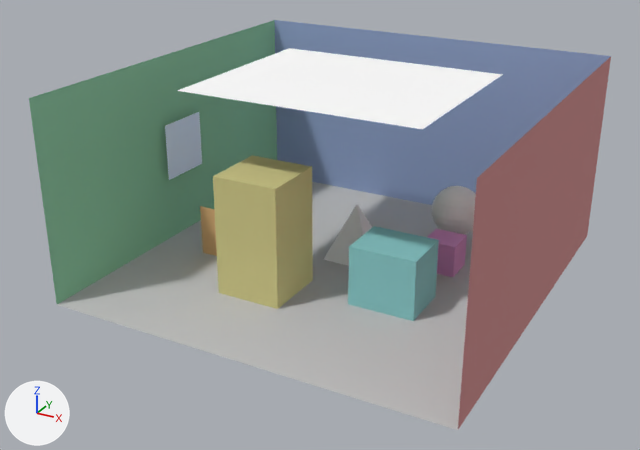
Two versions of the OBJ model lab-4/scene_simple.obj, one commit apart.
One viewpoint serves both versions: a 50 mm camera at (5.59, -10.89, 6.07) aimed at (-0.17, -0.42, 0.84). Lighting does not change. The marker at lower left points along +X, +Y and +Z. The picture after the commit comes second. Where no turn or scale is listed for an object, it has been applied to the vertices. Vertices at exactly the same position are counted once.

Names of what the first picture shows: 'scene_simple'.
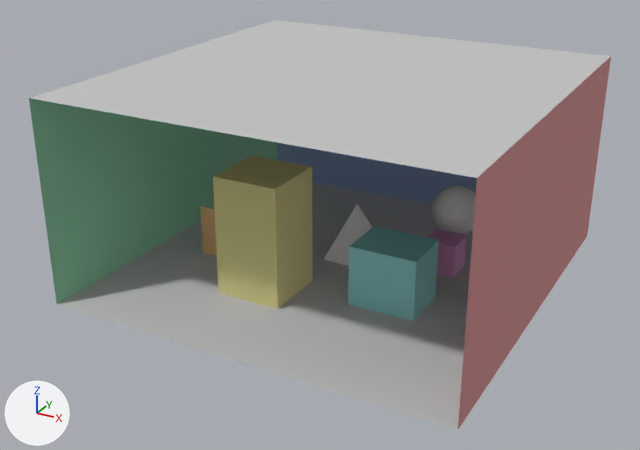
What differs and where, as boxes (x1, y1, x2, y2) in the pictures (640 x 450 px):
part 1 of me_scene_simple, deleted (pale blue)
    before: (165, 112, 202, 180)
part 2 of me_scene_simple, deleted
    before: (177, 48, 503, 129)
part 3 of me_scene_simple, added
    after: (31, 20, 611, 178)

The change, as a list of edits to the scene's bpy script:
```text
Change me_scene_simple:
    used by ob_scene_simple; location = (0.0, 0.0, 0.0)
    verts and faces of me_scene_simple; kept vertices keep their numbers, new ones are numbered from 319
    before: 4 (3.0, 3.0, 3.0) at pixel (611, 56), 5 (-3.0, 3.0, 3.0) at pixel (274, 20), 6 (-3.0, -3.0, 3.0) at pixel (28, 98), 7 (3.0, -3.0, 3.0) at pixel (476, 178)
    remove me_scene_simple.from_pydata(...)  # 319 vertices, 591 faces; spans x -3.0..3.0, y -3.0..3.0, z 0.0..3.0
    add me_scene_simple.from_pydata(...)  # 311 vertices, 589 faces; spans x -3.0..3.0, y -3.0..3.0, z 0.0..3.0
    me_scene_simple part 1: the loose piece of 4 vertices spanning x -2.9, y -0.45..0.45, z 1.05..1.95 is deleted
    me_scene_simple part 2: the loose piece of 4 vertices spanning x -1.8..1.8, y -1.5..1.5, z 2.9 is deleted
    me_scene_simple part 3
    add faces += [(4, 7, 5), (5, 7, 6)]  # mat_floor_gray (light grey #c4c4c4)
    remove me_scene_simple.materials.append(mat_light_rect_white)  # white #ffffff
    remove me_scene_simple.materials.append(mat_light_strip_cool)  # pale blue #daedff
```
